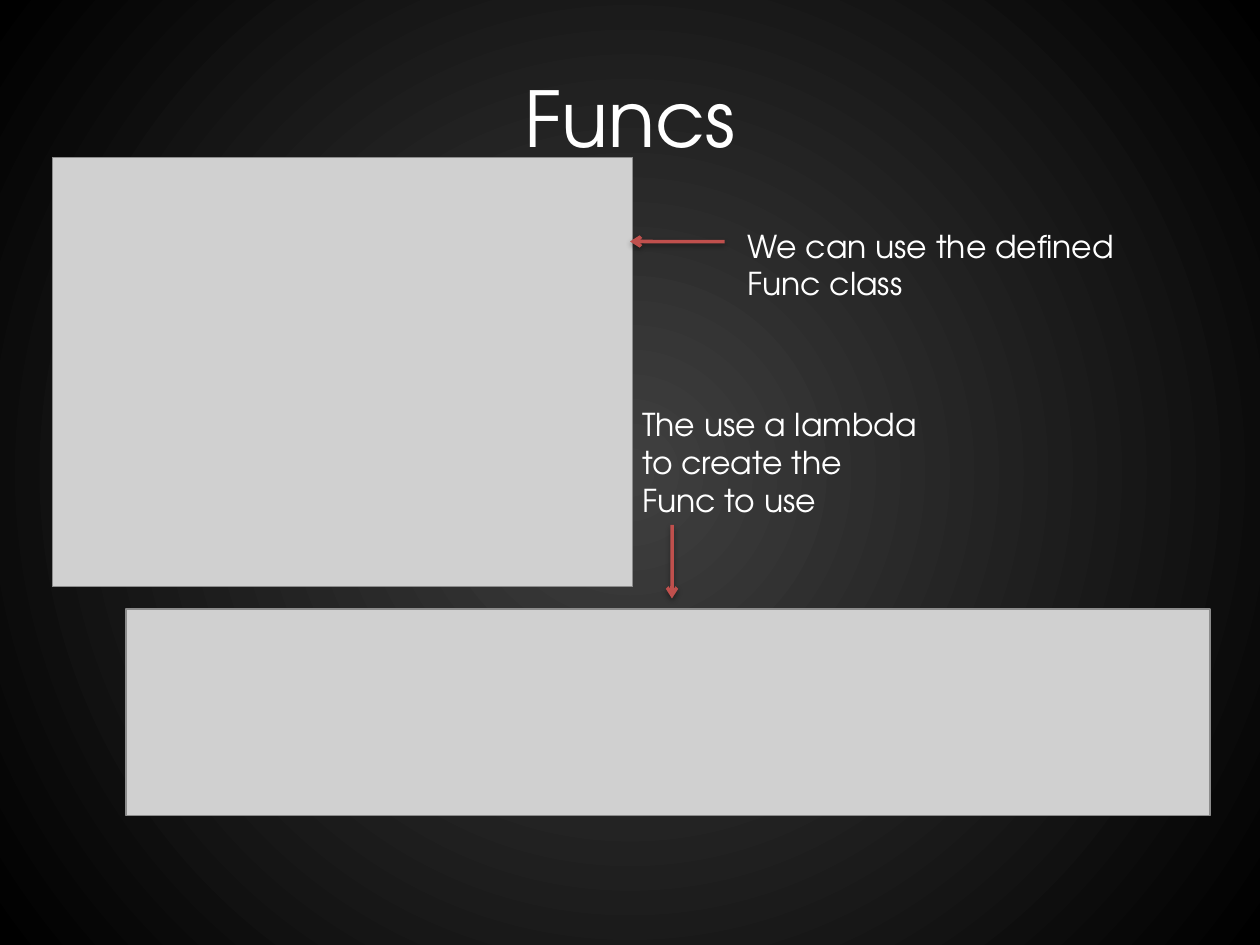
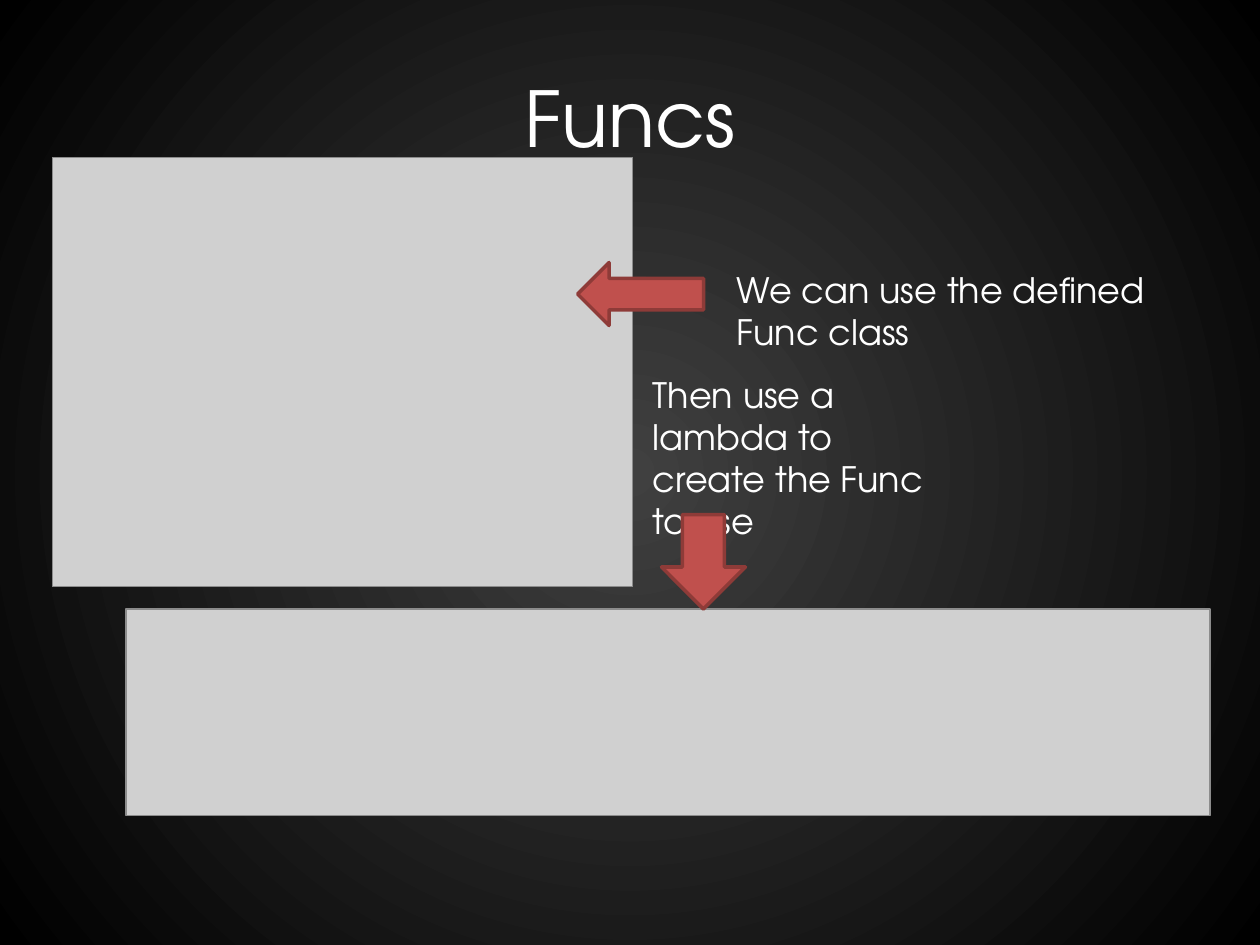
Before and after one commit to RookieOne/Evolve-Your-Code, a slide deck: slide 19 of EvolveYourCode.pptx (slide 14 before the commit). Drawn at 1260x945 pixels with LibreOffice and Linux fonts; fonts in the diff are those of the drawing; grey boxes stand for pictures. Boxes give left, top, right and bottom in pixels: in the first picture for what was removed or moved away, otherwise in the second. Text is boxed around its words. In the diff, an @@ line names an element or a change of style, - is before the commit and + after.

```diff
--- a/EvolveYourCode.pptx
+++ b/EvolveYourCode.pptx
@@ right arrow added at (x1=577, y1=262, x2=703, y2=325), fill #C0504D, outline #8E3B39 2 pt @@
@@ arrow removed from (724, 242) to (630, 242) @@
@@ text "We can use the defined ..." moved from (x1=747, y1=234, x2=1114, y2=296) to (x1=737, y1=277, x2=1145, y2=346) @@
@@ text "We can use the defined ..." at (x1=737, y1=277, x2=1145, y2=346): size 18 to 20 pt @@
@@ text at (x1=653, y1=382, x2=923, y2=550): text changed; size 18 to 20 pt @@
-The use a lambda to create the Func to use
+Then use a lambda to create the Func to use
@@ down arrow added at (x1=662, y1=514, x2=746, y2=609), fill #C0504D, outline #8E3B39 2 pt @@
@@ arrow removed from (673, 525) to (672, 598) @@
```
Also in this commit, not shown: 24 other slides changed, 33 slides added, 12 slides removed, 34 other files.
